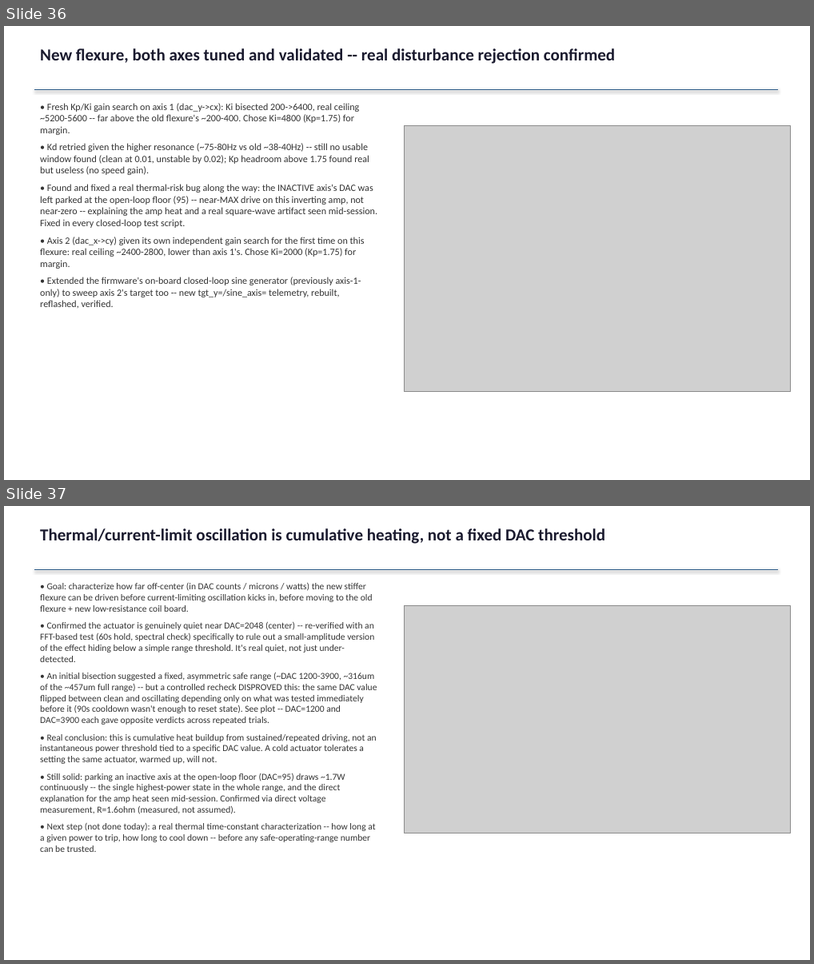
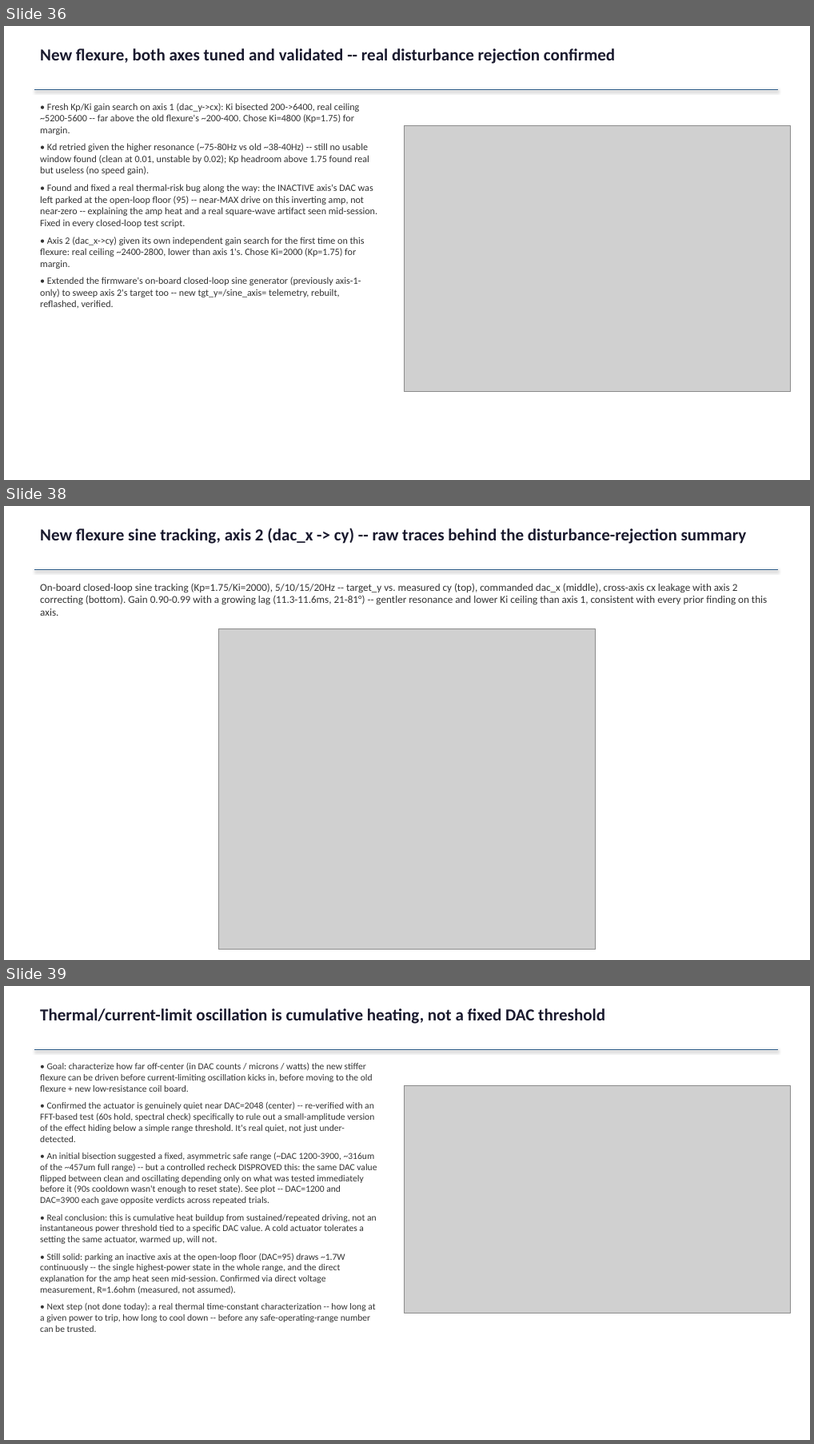
Before and after one commit to ucsbdeepspace/rpi_camera_system, a slide deck: docs/session_results_2026-08-18_pid_tuning.pptx. Shown one above the other, each under a label of ours: slides 36 and 37 before the commit, slides 36, 38 and 39 after it; the slides between them are not shown. The pictures are 814x964 and 814x1444 pixels, drawn with LibreOffice and Linux fonts; fonts in the diff are those of the drawing; grey boxes stand for pictures. Boxes give left, top, right and bottom in pixels: in the first picture for what was removed or moved away, otherwise in the second. Text is boxed around its words. In the diff, an @@ line names an element or a change of style, - is before the commit and + after.

```diff
--- a/docs/session_results_2026-08-18_pid_tuning.pptx
+++ b/docs/session_results_2026-08-18_pid_tuning.pptx
@@ slide 38 added at (4,506,810,960), background #FFFFFF @@
@@ text added at (40,528,747,544), 20 pt, text #1A1A2E, bold @@
+New flexure sine tracking, axis 2 (dac_x -> cy) -- raw traces behind the disturbance-rejection summary
@@ line added from (34, 569) to (778, 569), #2E5C8A 1.5 pt @@
@@ text added at (40,583,767,616), 12.5 pt, text #333333 @@
+On-board closed-loop sine tracking (Kp=1.75/Ki=2000), 5/10/15/20Hz -- target_y vs. measured cy (top), commanded dac_x (middle), cross-axis cx leakage with axis 2 correcting (bottom). Gain 0.90-0.99 with a growing lag (11.3-11.6ms, 21-81°) -- gentler resonance and lower Ki ceiling than axis 1, consistent with every prior finding on this axis.
@@ picture added at (218,628,596,949) @@
@@ what was slide 37 is now slide 39 @@
```
Also in this commit, not shown: 1 other slide added, 1 other file.
